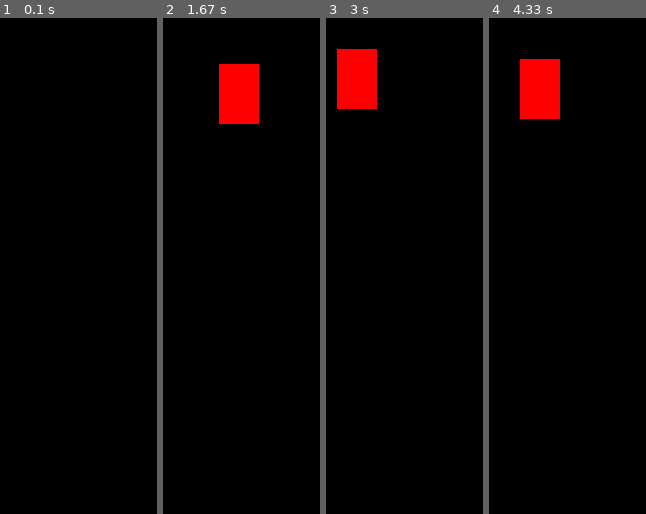
Above: before the commit, frames 1-4 (left to right).
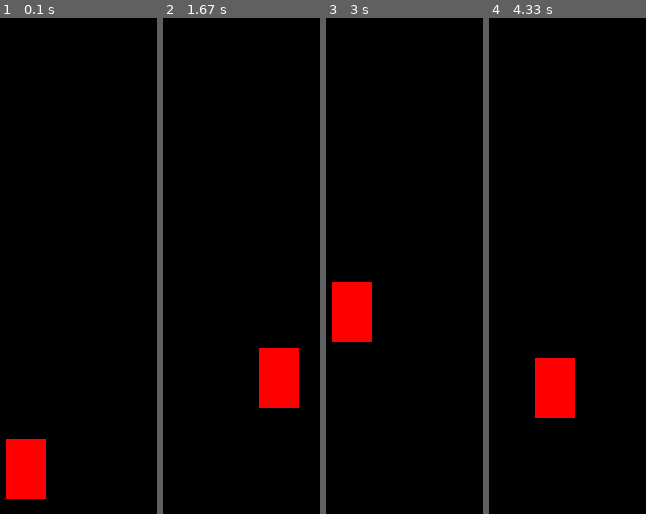
Above: after the commit, the same moments.

Repository: Piggun/pyGame
Game: pygame game, started from firstGame.py
Two runs of this game, one before a commit and one after it. Both use one fixed random seed, a clock stepped at 60 frames per second and the inputs below.
Inputs:
- Up to frame 1 (0.1 s): no input
- Up to frame 2 (1.67 s): tap Space at 0.33, 0.73, 1.03, 1.23, 1.53 s; hold Right 0.67-1.13 s; hold Right 1.17-1.63 s
- Up to frame 3 (3 s): hold Left 1.67-2.2 s; tap Space at 1.73, 2.03, 2.3, 2.73 s; hold Left 2.23-2.63 s; hold Up from 2.67 s (still down)
- Up to frame 4 (4.33 s): release Up at 3.03 s; hold Right 3.07-3.7 s; tap Space at 3.13, 3.43, 3.8, 4.2 s; hold Down 3.73-4.1 s; hold Left from 4.13 s (still down)

The runs differ from the first frame. In frame 1, 3.1% of the frame differs, in the area x 3-30%, y 84-97%; in frame 2, 6.2%, in the area x 35-87%, y 9-79%; in frame 3, 6.2%; in frame 4, 6.2%.

Commit message:
Lesson number 2

Diff:
--- a/firstGame.py
+++ b/firstGame.py
@@ -6,14 +6,17 @@
 pygame.display.set_caption("First Game")
 
 x = 50
-y = 50
+y = 425
 width = 40
 height = 60
 vel = 5
 
+isJump = False
+jumpCount = 10
+
 run = True
 while run:
-    pygame.time.delay(100)
+    pygame.time.delay(50)
 
     for event in pygame.event.get():
         if event.type == pygame.QUIT:
@@ -21,14 +24,28 @@
 
     keys = pygame.key.get_pressed()
 
-    if keys[pygame.K_LEFT]:
+    if keys[pygame.K_LEFT] and x > vel:
         x -= vel
-    if keys[pygame.K_RIGHT]:
+    if keys[pygame.K_RIGHT] and x < (500 - width - vel):
         x += vel
-    if keys[pygame.K_UP]:
-        y -= vel
-    if keys[pygame.K_DOWN]:
-        y += vel
+
+    if not(isJump): # Checks if user is not jumping
+        if keys[pygame.K_UP] and y > vel:
+            y -= vel
+        if keys[pygame.K_DOWN] and y < (500 - height - vel):
+            y += vel
+        if keys[pygame.K_SPACE]:
+            isJump = True
+    else:
+        if jumpCount >= -10:
+            y -= (jumpCount * abs(jumpCount)) * 0.5
+            jumpCount -= 1
+            print("y : " + str(y) + "    jumpCount : "+ str(jumpCount)) # Print "y" and "jumpCount" values in realtime
+        else: # This will execute if our jump is finished
+            jumpCount = 10
+            isJump = False
+            # Reset Variables
+
     win.fill((0, 0, 0))
     pygame.draw.rect(win, (255, 0, 0), (x, y, width, height))
     pygame.display.update()
